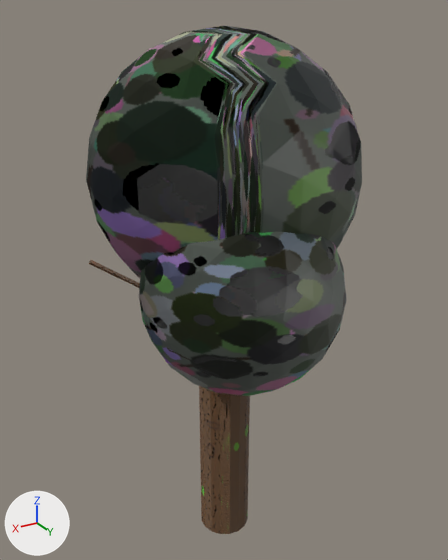
A saved change to the glTF model assets/models/trees/tree_4.glb.
Both versions are drawn from a camera (50 mm lens) standing at (1.322, 2.2, 2.48) and looking at (0.0, -0.004, 1.378). Arrows for +X, +Y and +Z are at lower left; the lights stay in place. Where no turn or scale is listed for an object, it has been applied to the vertices.

Script lines for the objects in view, before the commit:
```python
me_tree_4_crown0 = bpy.data.meshes.new('tree_4_crown0')
me_tree_4_crown0.from_pydata(...)  # an icosphere of 320 faces spanning x -0.567..0.567, y -0.559..0.559, z 1.302..2.437
me_tree_4_crown0.materials.append(mat_mat_tree_4_crown0)
me_tree_4_crown1 = bpy.data.meshes.new('tree_4_crown1')
me_tree_4_crown1.from_pydata(...)  # an icosphere of 320 faces spanning x -0.31..0.508, y -0.108..0.71, z 1.052..1.87
me_tree_4_crown1.materials.append(mat_mat_tree_4_crown1)
me_tree_4_trunk = bpy.data.meshes.new('tree_4_trunk')
me_tree_4_trunk.from_pydata(...)  # a 16-sided cylinder along z spanning x -0.124..0.124, y -0.124..0.124, z 0.0..1.302
me_tree_4_trunk.materials.append(mat_mat_tree_4_trunk)
ob_tree_4_crown0 = bpy.data.objects.new('tree_4_crown0', me_tree_4_crown0)
ob_tree_4_crown0.location = (0.0, 0.0, 0.0)
ob_tree_4_crown1 = bpy.data.objects.new('tree_4_crown1', me_tree_4_crown1)
ob_tree_4_crown1.location = (0.0, 0.0, 0.0)
ob_tree_4_trunk = bpy.data.objects.new('tree_4_trunk', me_tree_4_trunk)
ob_tree_4_trunk.location = (0.0, 0.0, 0.0)
```
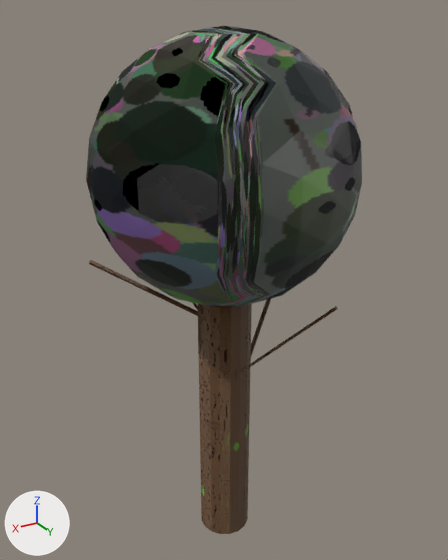
Edits to the bpy script that builds the scene:
```text
Remove ob_tree_4_crown1:
    ob_tree_4_crown1 = bpy.data.objects.new('tree_4_crown1', me_tree_4_crown1)
    ob_tree_4_crown1.location = (0.0, 0.0, 0.0)
```

Location of each change, (x1, y1, x2, y2) in pixels of the pictures (448 x 560 px):
'tree_4_crown1', deleted
    before: (139, 231, 346, 396)
